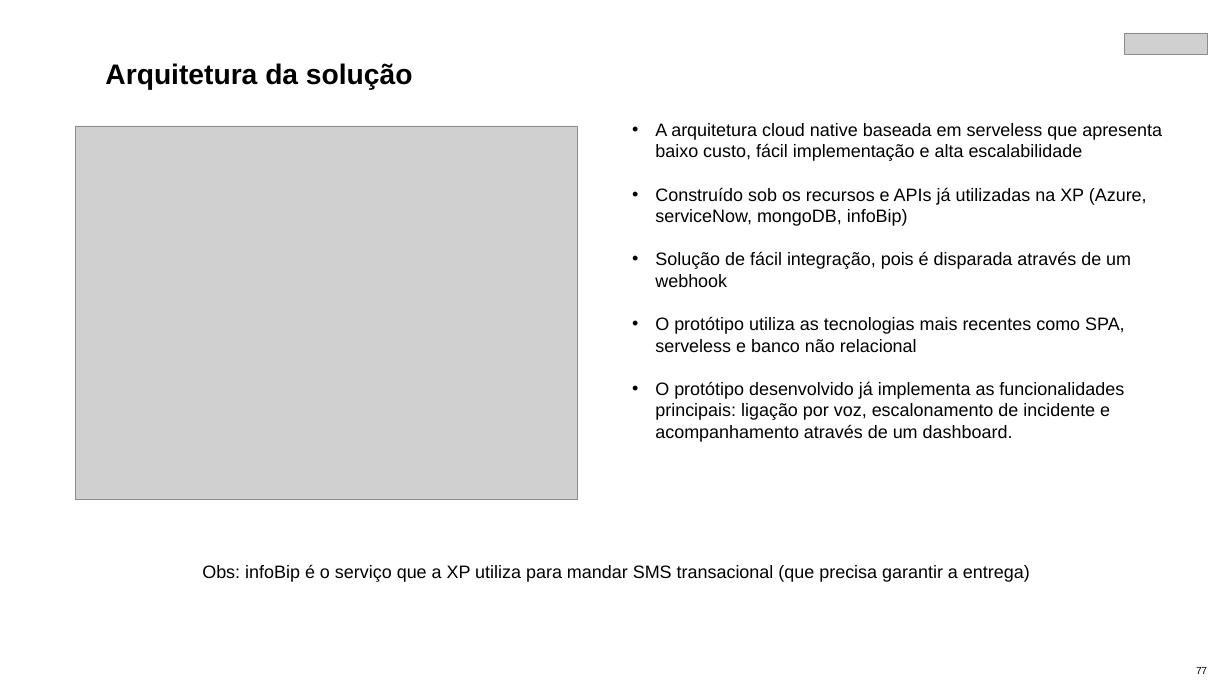
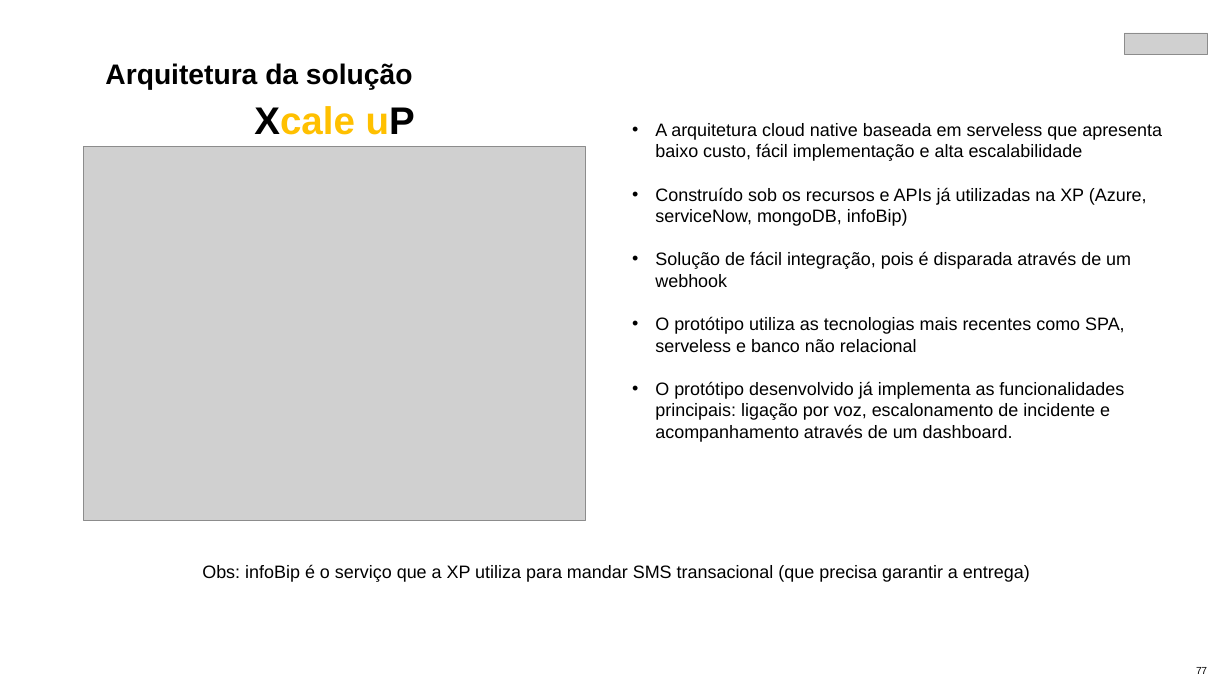
Before and after one commit to fsnader/escalation-system, a slide deck: slide 7 of docs/apresentacao.pptx. Drawn at 1232x693 pixels with LibreOffice and Linux fonts; fonts in the diff are those of the drawing; grey boxes stand for pictures; background and template pictures are left out. Boxes give left, top, right and bottom in pixels: in the first picture for what was removed or moved away, otherwise in the second. Text is boxed around its words. In the diff, an @@ line names an element or a change of style, - is before the commit and + after.

```diff
--- a/docs/apresentacao.pptx
+++ b/docs/apresentacao.pptx
@@ text added at (x1=254, y1=106, x2=415, y2=135), 60 pt, text #FFC000, bold @@
+Xcale uP
@@ picture moved from (x1=75, y1=126, x2=577, y2=499) to (x1=84, y1=146, x2=586, y2=520) @@
```
Also in this commit, not shown: 1 other slide changed, 1 slide added, 3 other files.
